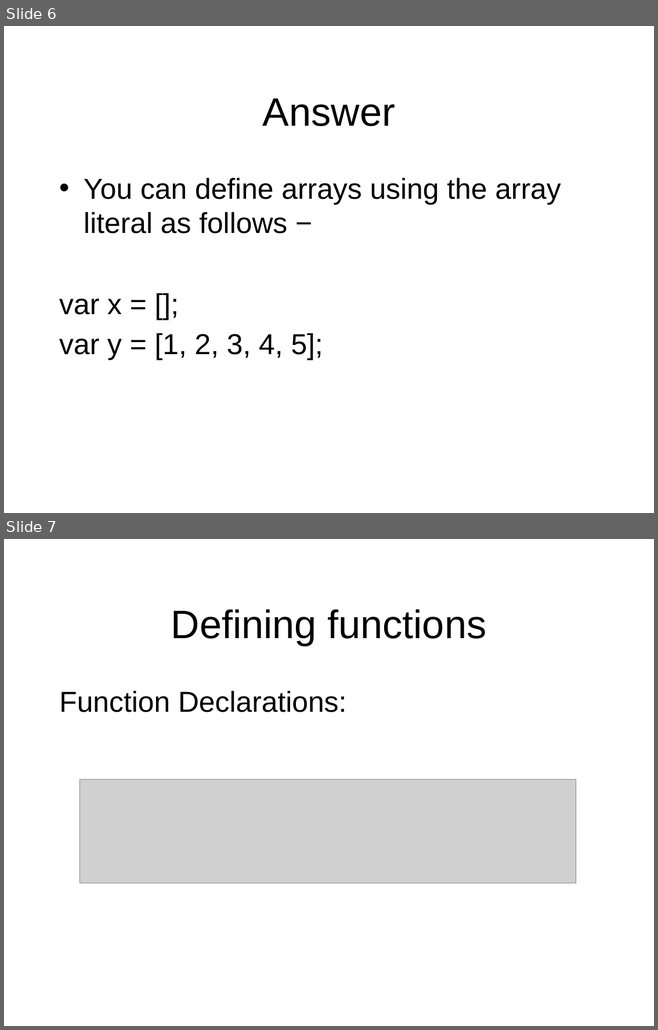
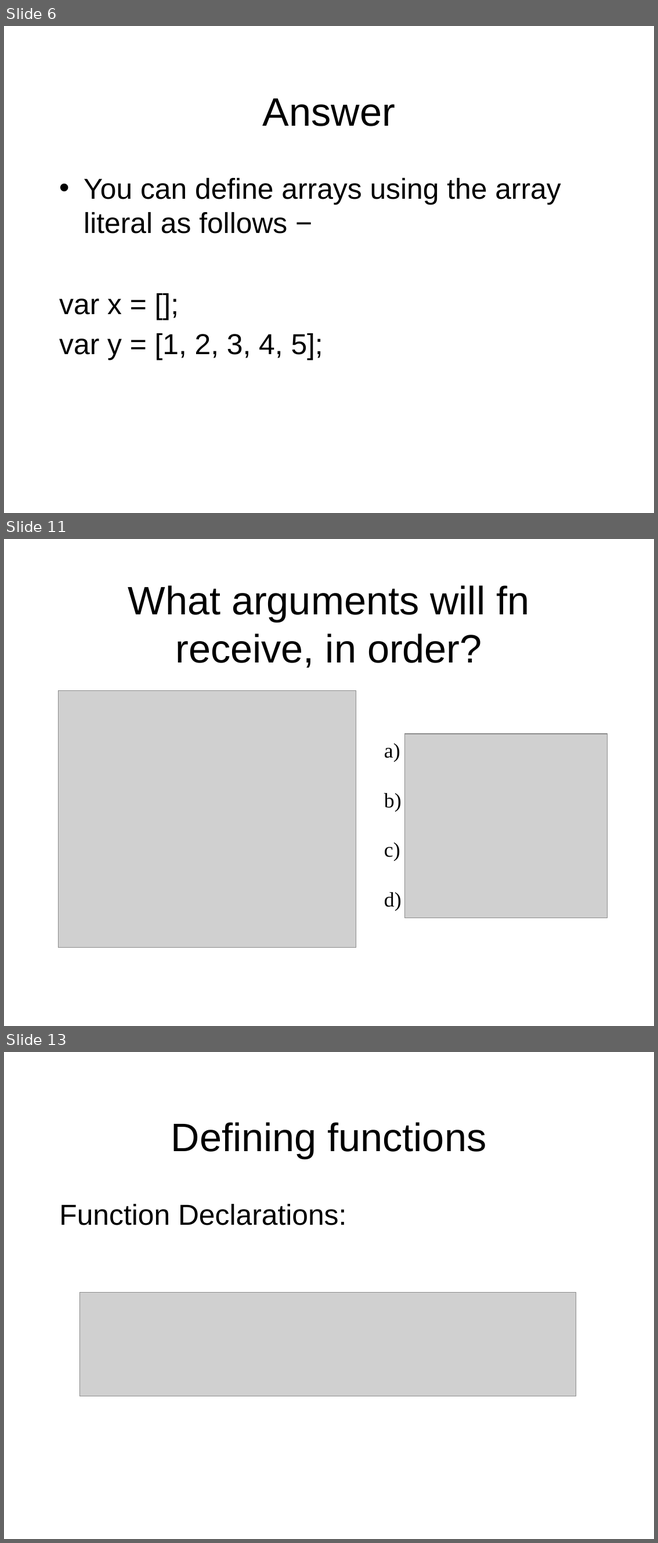
Before and after one commit to octaviordz/zjnu2017.github.io, a slide deck: WAD/lectures/110--Javascript.Forms.pptx. Shown one above the other, each under a label of ours: slides 6 and 7 before the commit, slides 6, 11 and 13 after it; the slides between them are not shown. The pictures are 658x1030 and 658x1543 pixels, drawn with LibreOffice and Linux fonts; fonts in the diff are those of the drawing; grey boxes stand for pictures. Boxes give left, top, right and bottom in pixels: in the first picture for what was removed or moved away, otherwise in the second. Text is boxed around its words. In the diff, an @@ line names an element or a change of style, - is before the commit and + after.

```diff
--- a/WAD/lectures/110--Javascript.Forms.pptx
+++ b/WAD/lectures/110--Javascript.Forms.pptx
@@ slide 11 added at bbox=[4, 539, 654, 1026], background #FFFFFF @@
@@ title added at bbox=[128, 585, 529, 668], 44 pt, text #000000 @@
+What arguments will fn receive, in order?
@@ picture added at bbox=[58, 690, 355, 947] @@
@@ text added at bbox=[384, 743, 401, 911], 23 pt, text #000000 @@
+a)
+b)
+c)
+d)
@@ picture added at bbox=[405, 734, 607, 918] @@
@@ what was slide 7 is now slide 13 @@
```
Also in this commit, not shown: 2 slides changed, 5 other slides added, 1 other file.
